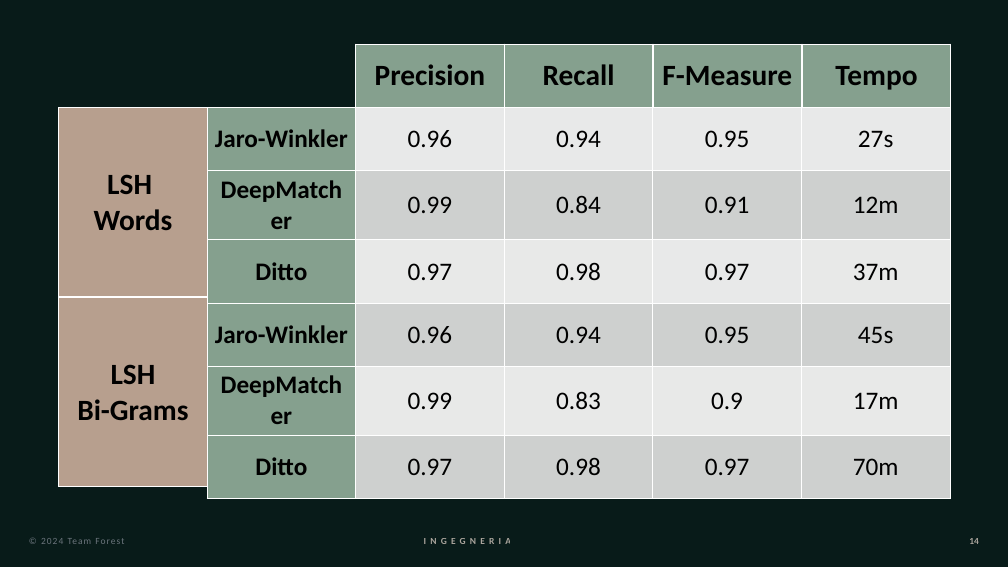
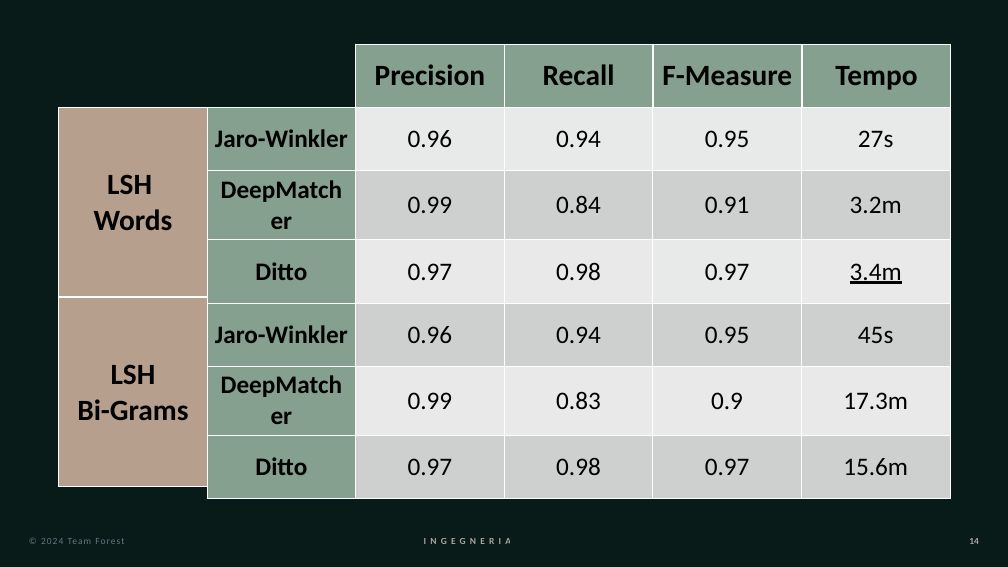
Before and after one commit to Xhst/data-engineering-projects, a slide deck: slide 14 of project-5/IDD-project5-presentation.pptx. Drawn at 1008x567 pixels with LibreOffice and Linux fonts; fonts in the diff are those of the drawing. Boxes give left, top, right and bottom in pixels: in the first picture for what was removed or moved away, otherwise in the second. Text is boxed around its words. In the diff, an @@ line names an element or a change of style, - is before the commit and + after.

```diff
--- a/project-5/IDD-project5-presentation.pptx
+++ b/project-5/IDD-project5-presentation.pptx
@@ table at (x1=207, y1=107, x2=952, y2=486) @@
-row 2, column 5: 12m
+row 2, column 5: 3.2m
-row 3, column 5: 37m
+row 3, column 5: 3.4m
-row 5, column 5: 17m
+row 5, column 5: 17.3m
-row 6, column 5: 70m
+row 6, column 5: 15.6m
```
Also in this commit, not shown: 1 other slide changed.
